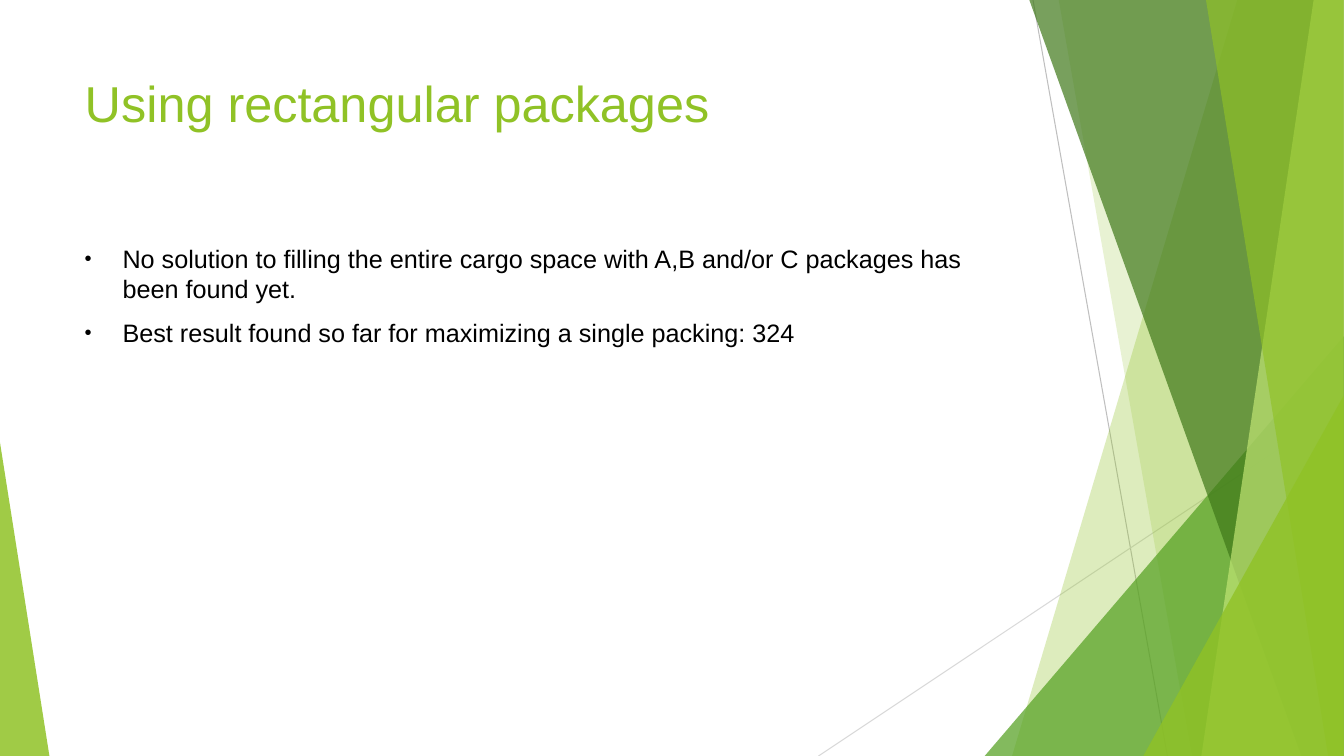
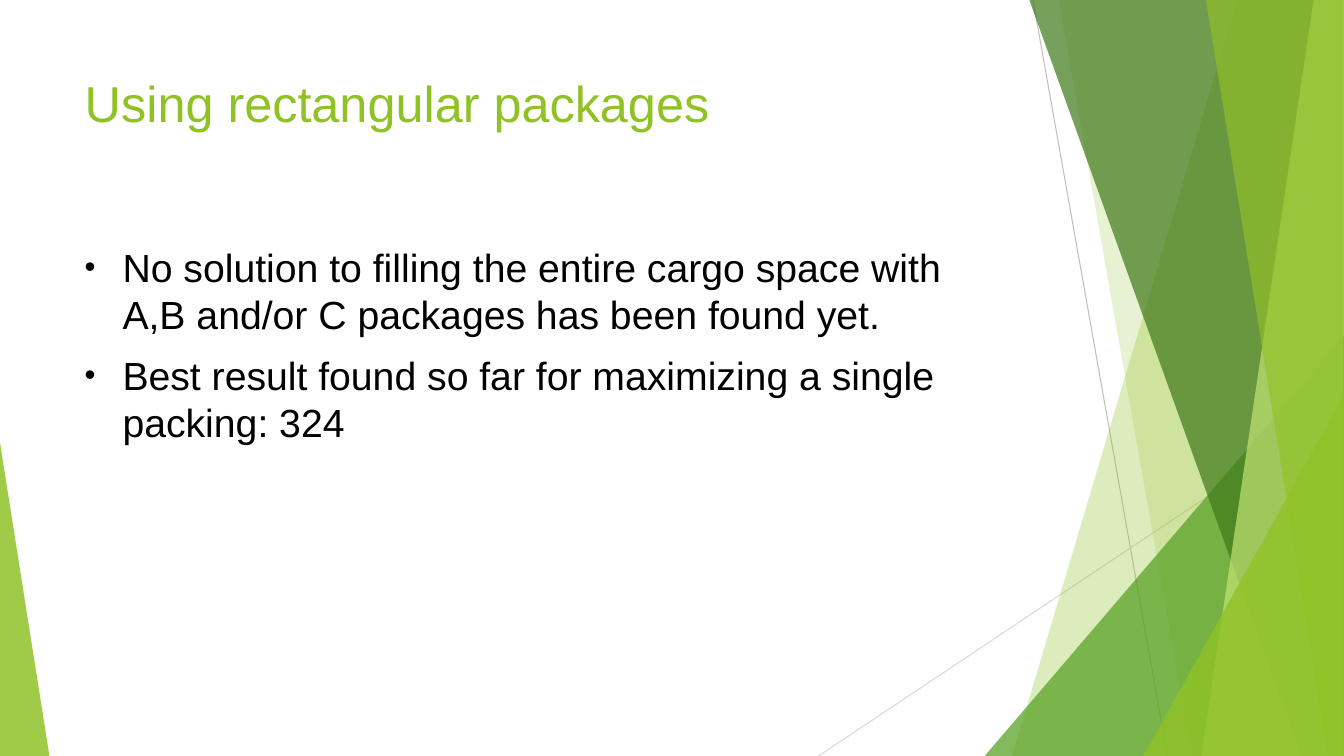
Before and after one commit to swengeler/PP3, a slide deck: slide 18 of Report, presentation and related stuff/Knapsack_problem.pptx. Drawn at 1344x756 pixels with LibreOffice and Linux fonts; fonts in the diff are those of the drawing. Boxes give left, top, right and bottom in pixels: in the first picture for what was removed or moved away, otherwise in the second. Text is boxed around its words. In the diff, an @@ line names an element or a change of style, - is before the commit and + after.

```diff
--- a/Report, presentation and related stuff/Knapsack_problem.pptx
+++ b/Report, presentation and related stuff/Knapsack_problem.pptx
@@ text "No solution to filling the ..." at [123, 253, 941, 445]: size 18 to 28 pt @@
```
Also in this commit, not shown: 5 other slides changed, 1 other file.
